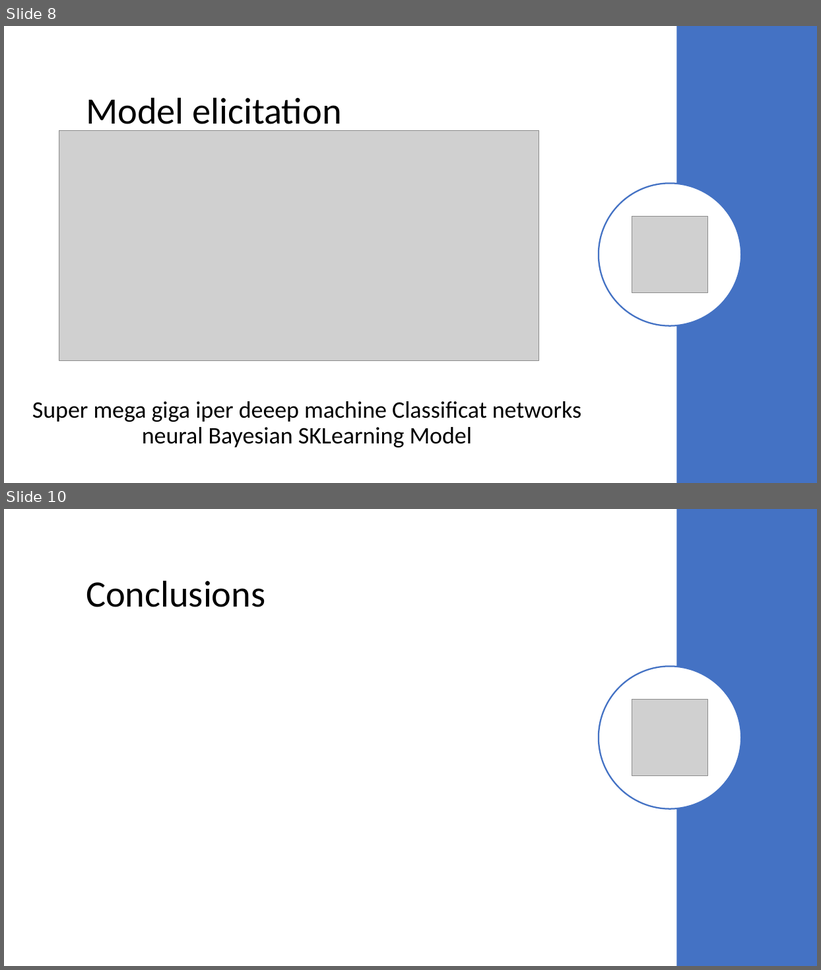
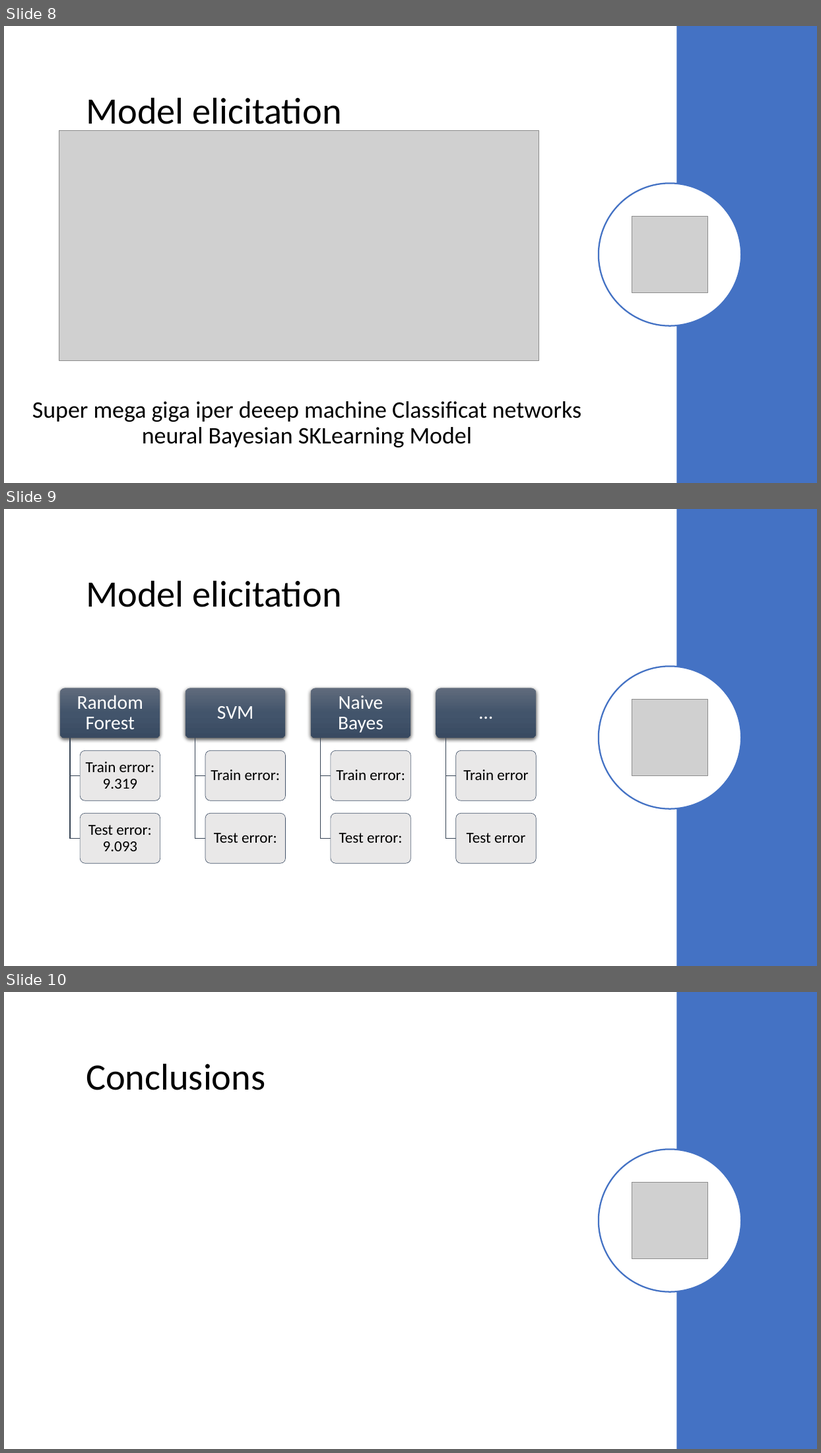
Before and after one commit to cerniello/WalkingPatternClassification_SL, a slide deck: Presentation Group 13.pptx. Shown one above the other, each under a label of ours: slides 8 and 10 before the commit, slides 8, 9 and 10 after it; the slides between them are not shown. The pictures are 821x970 and 821x1453 pixels, drawn with LibreOffice and Linux fonts; fonts in the diff are those of the drawing; grey boxes stand for pictures. Boxes give left, top, right and bottom in pixels: in the first picture for what was removed or moved away, otherwise in the second. Text is boxed around its words. In the diff, an @@ line names an element or a change of style, - is before the commit and + after.

```diff
--- a/Presentation Group 13.pptx
+++ b/Presentation Group 13.pptx
@@ slide 9 added at <box>4,509,817,966</box>, background #FFFFFF @@
@@ rectangle added at <box>677,509,817,966</box>, fill #4472C4 @@
@@ title added at <box>86,580,341,607</box>, 44 pt, text #000000 @@
+Model elicitation
@@ ellipse added at <box>599,666,741,809</box>, fill #FFFFFF, outline #4472C4 1.75 pt @@
@@ picture added at <box>632,700,708,776</box> @@
@@ group added at <box>60,689,537,863</box>: 12 rounded rectangles, 12 texts, 8 freeform shapes @@
+Random Forest
+Train error: 9.319
+Test error: 9.093
+SVM
+Train error:
+Test error:
+Naive Bayes
+Train error:
+Test error:
+…
+Train error
+Test error
```
Also in this commit, not shown: 1 slide changed, 1 slide removed.
